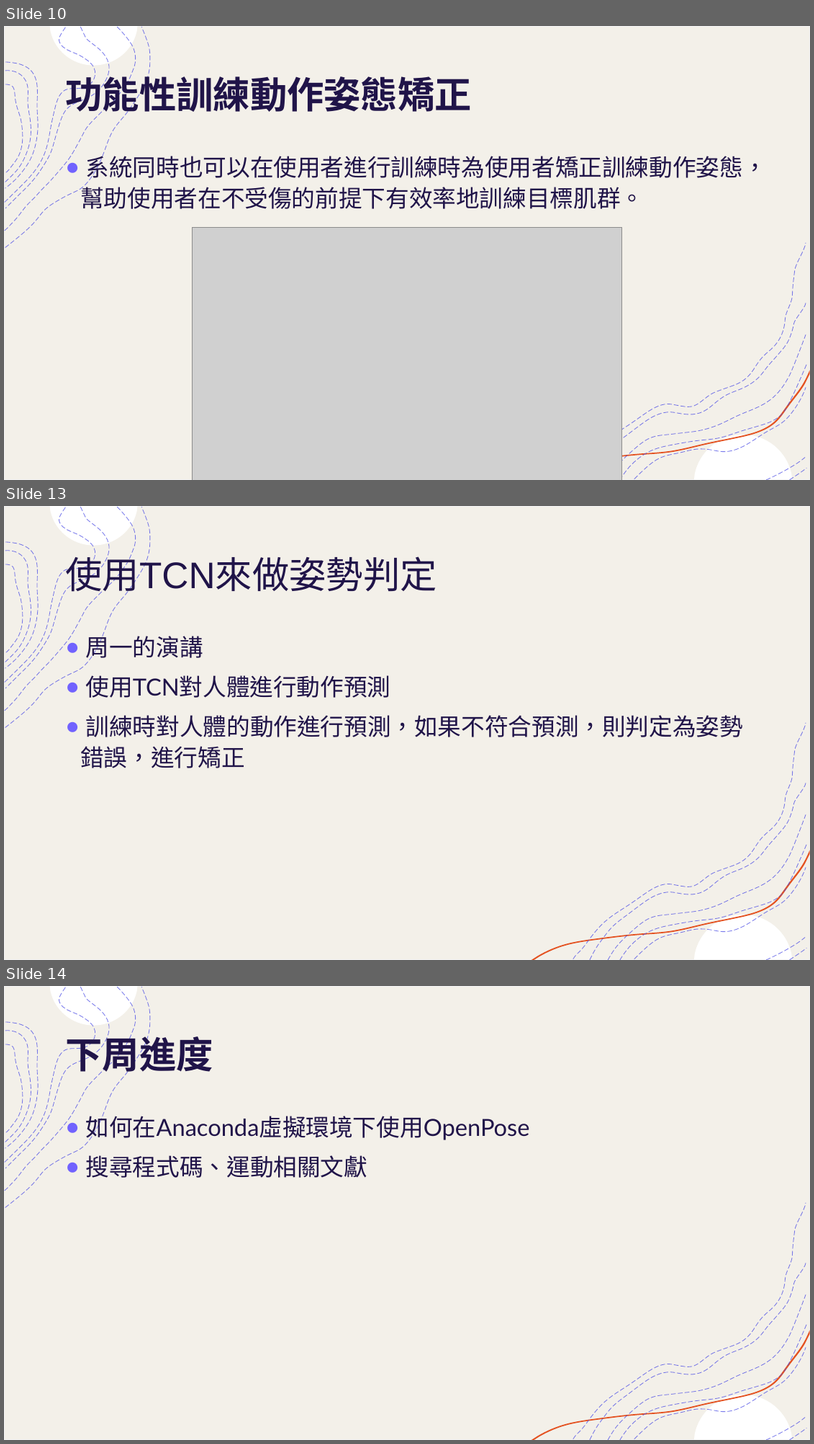
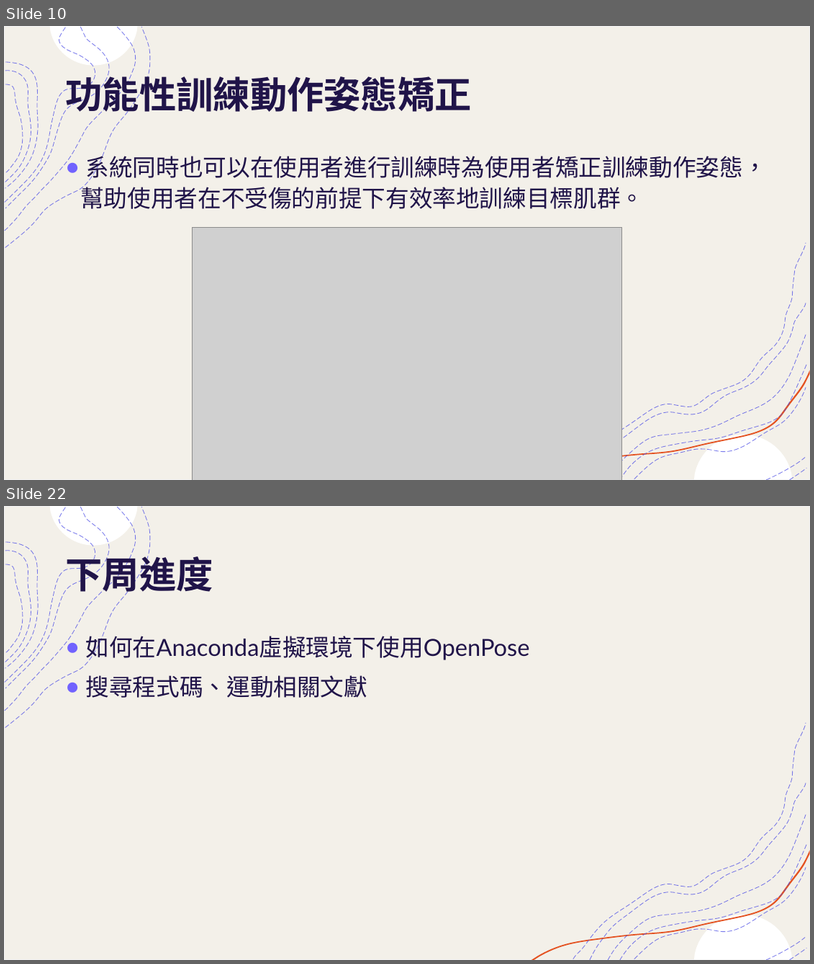
Before and after one commit to mizulun/seatpose-system, a slide deck: 提升運動表現輔助系統.pptx. Shown one above the other, each under a label of ours: slides 10, 13 and 14 before the commit, slides 10 and 22 after it; the slides between them are not shown. The pictures are 814x1444 and 814x964 pixels, drawn with LibreOffice and Linux fonts; fonts in the diff are those of the drawing; grey boxes stand for pictures. Boxes give left, top, right and bottom in pixels: in the first picture for what was removed or moved away, otherwise in the second. Text is boxed around its words. In the diff, an @@ line names an element or a change of style, - is before the commit and + after.

Commit message:
更改成下肢重訓姿勢矯正輔助系統 更改設計動機與目的 新增姿勢判定標準 新增架設環境遇到的問題

```diff
--- a/提升運動表現輔助系統.pptx
+++ b/提升運動表現輔助系統.pptx
@@ slide 13 removed at <box>4,506,810,960</box>, background #FFFFFF; not listed: 18 template elements that a slide beside it also shows @@
@@ title removed at <box>65,551,437,597</box> @@
-使用TCN來做姿勢判定
@@ text removed at <box>80,632,743,768</box> @@
-● 周一的演講
-● 使用TCN對人體進行動作預測
-● 訓練時對人體的動作進行預測，如果不符合預測，則判定為姿勢錯誤，進行矯正
@@ what was slide 14 is now slide 22 @@
```
Also in this commit, not shown: 8 slides changed, 12 slides added, 2 other slides removed.
